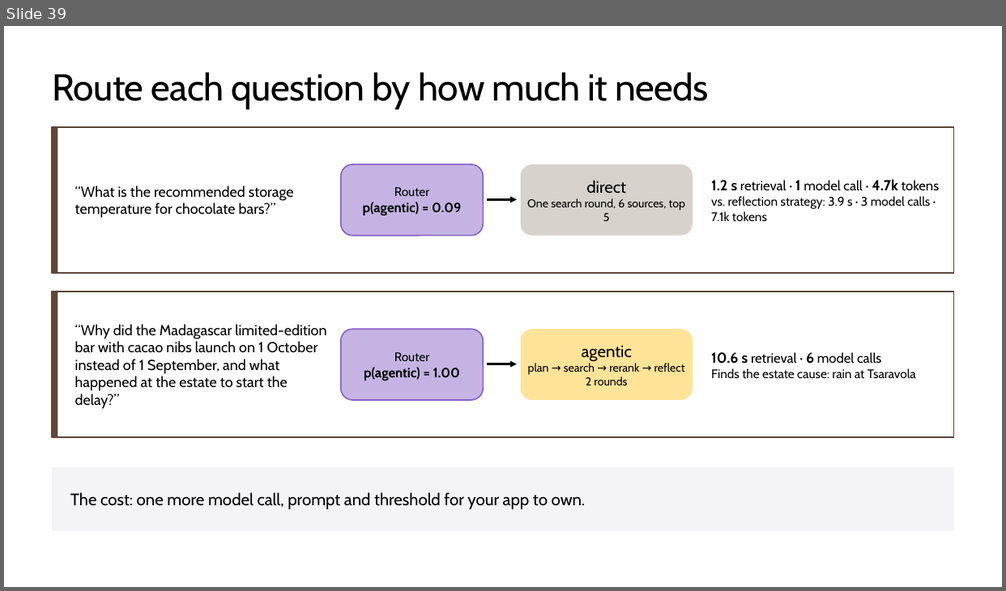
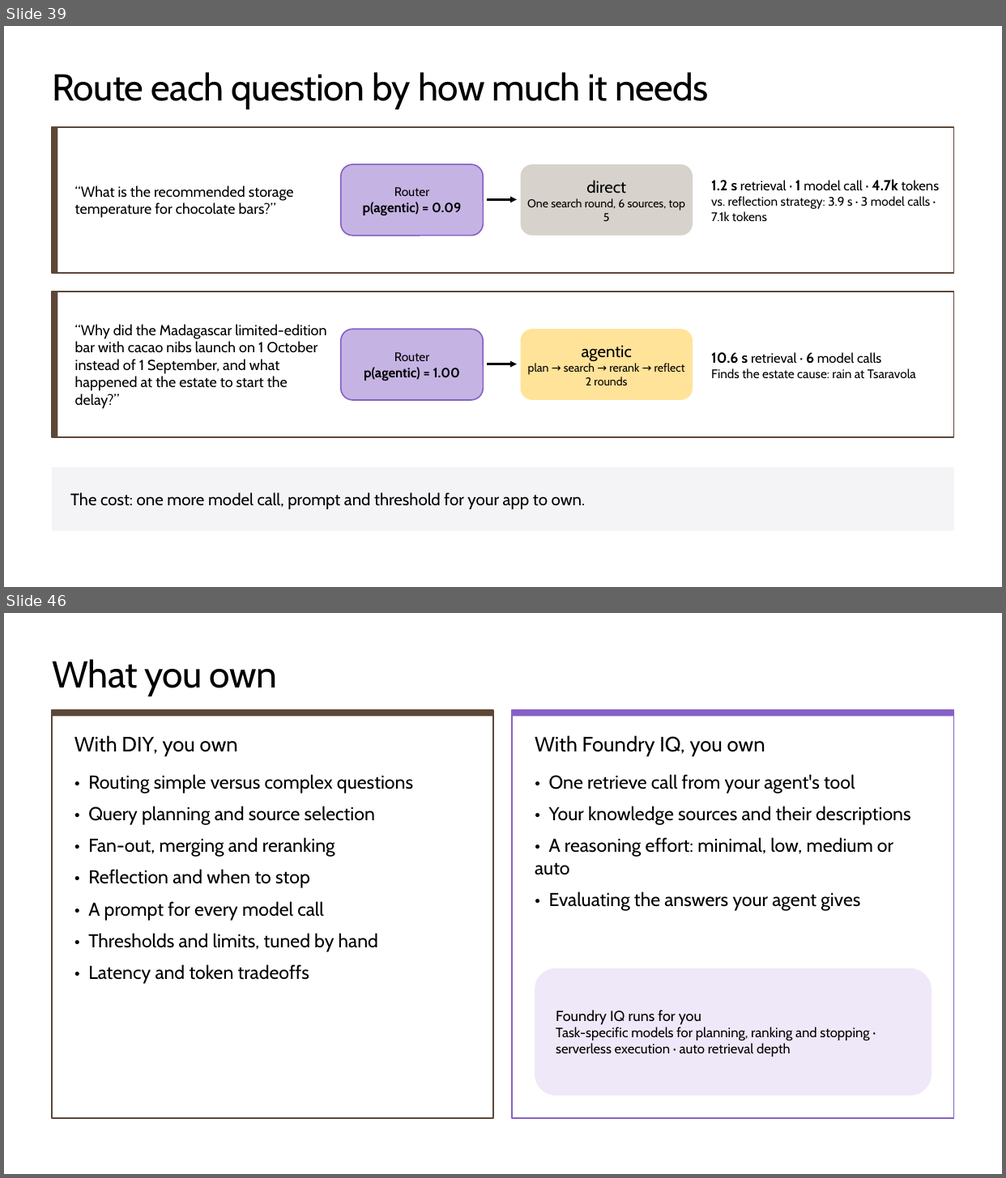
Before and after one commit to microsoft/ignite26-BRK300-building-agentic-retrieval-from-diy-to-foundry-iq, a slide deck: IgniteBRK300-WorkingDeck.pptx. Shown one above the other, each under a label of ours: slide 39 before the commit, slides 39 and 46 after it; the slides between them are not shown. The pictures are 1006x591 and 1006x1178 pixels, drawn with LibreOffice and Linux fonts; fonts in the diff are those of the drawing; background and template pictures are left out. Boxes give left, top, right and bottom in pixels: in the first picture for what was removed or moved away, otherwise in the second. Text is boxed around its words. In the diff, an @@ line names an element or a change of style, - is before the commit and + after.

Commit message:
Foundry IQ slides; one six-source knowledge base; remove MCP pages

```diff
--- a/IgniteBRK300-WorkingDeck.pptx
+++ b/IgniteBRK300-WorkingDeck.pptx
@@ slide 46 added at bbox=[4, 613, 1002, 1174], background #FFFFFF @@
@@ title added at bbox=[52, 659, 277, 696], 36 pt, text #000000 @@
+What you own
@@ rectangle added at bbox=[52, 710, 493, 1118], fill #FFFFFF, outline #5C4738 1.5 pt @@
@@ rectangle added at bbox=[52, 710, 493, 717], fill #5C4738 @@
@@ rectangle added at bbox=[513, 710, 954, 1118], fill #FFFFFF, outline #8661C5 1.5 pt @@
@@ rectangle added at bbox=[513, 710, 954, 717], fill #8661C5 @@
@@ text added at bbox=[74, 735, 238, 756], 20 pt, text #000000 @@
+With DIY, you own
@@ text added at bbox=[535, 735, 765, 756], 20 pt, text #000000 @@
+With Foundry IQ, you own
@@ text added at bbox=[88, 774, 413, 984], 18 pt, text #000000 @@
+• Routing simple versus complex questions
+• Query planning and source selection
+• Fan-out, merging and reranking
+• Reflection and when to stop
+• A prompt for every model call
+• Thresholds and limits, tuned by hand
+• Latency and token tradeoffs
@@ text added at bbox=[535, 774, 911, 911], 18 pt, text #000000 @@
+• One retrieve call from your agent's tool
+• Your knowledge sources and their descriptions
+• A reasoning effort: minimal, low, medium or auto
+• Evaluating the answers your agent gives
@@ rounded rectangle added at bbox=[535, 969, 931, 1096], fill #EFE8F8, 13 pt, text #000000 @@
+Foundry IQ runs for you
+Task-specific models for planning, ranking and stopping · serverless execution · auto retrieval depth
```
Also in this commit, not shown: 7 other slides added, 21 other files.
